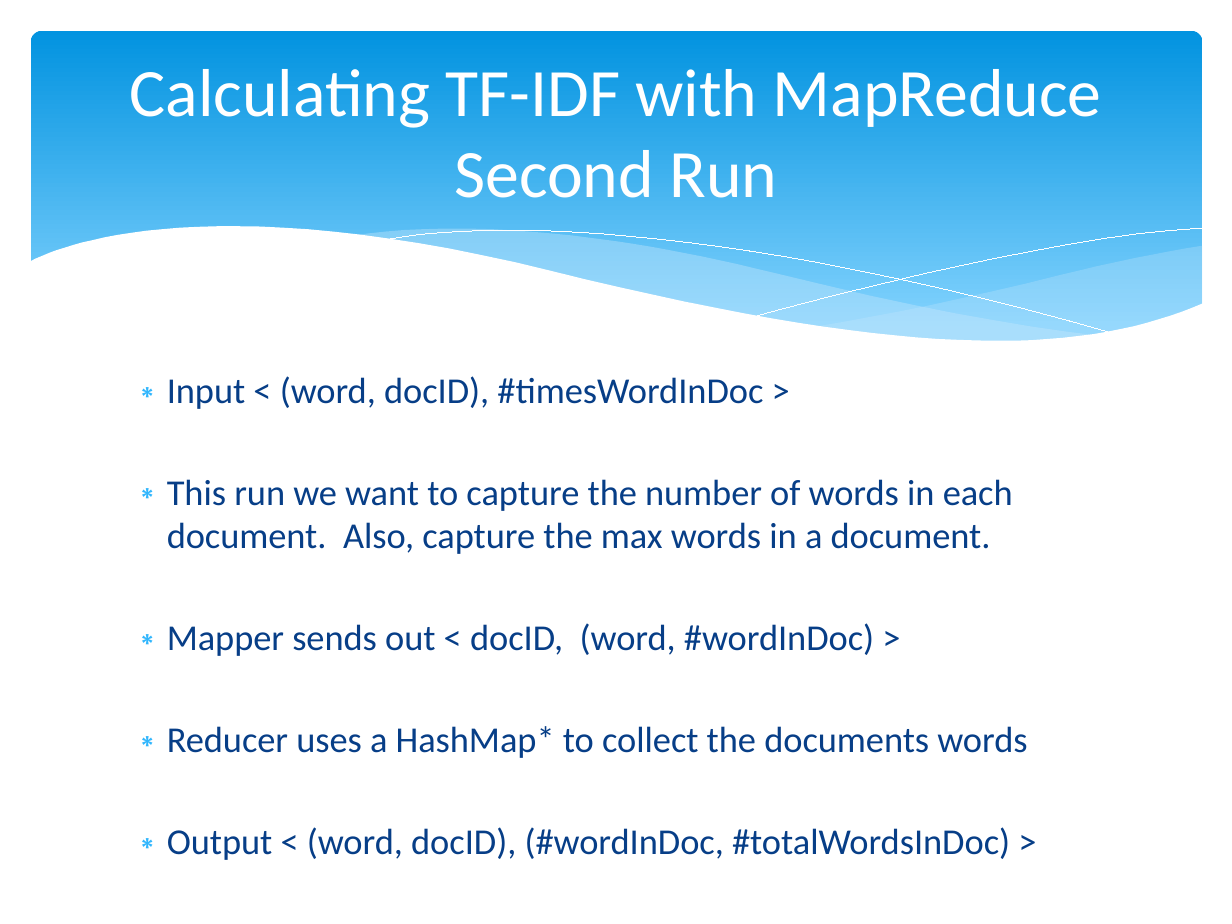
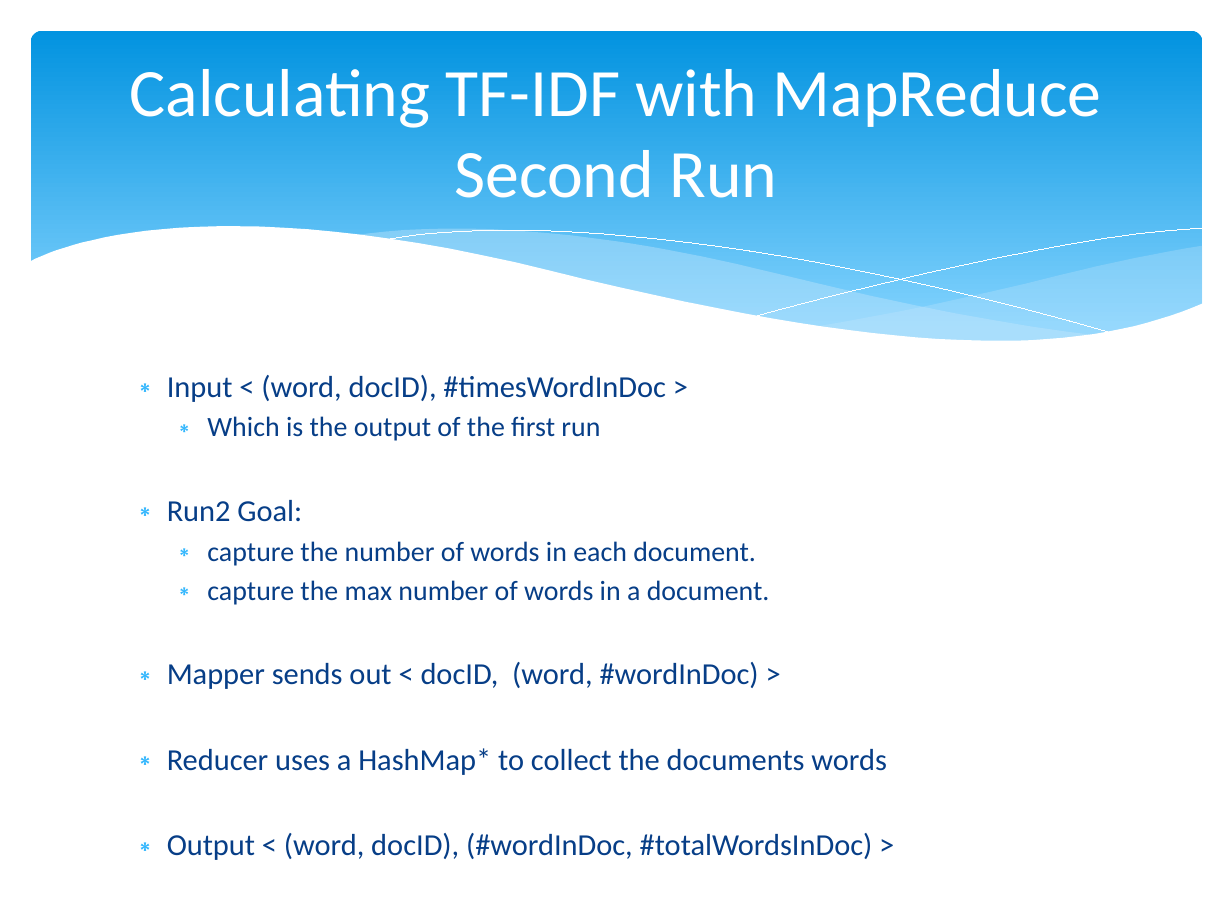
Before and after one commit to Mletter1/Challenge1, a slide deck: slide 6 of Presentation.pptx. Drawn at 1232x924 pixels with LibreOffice and Linux fonts; fonts in the diff are those of the drawing. Boxes give left, top, right and bottom in pixels: in the first picture for what was removed or moved away, otherwise in the second. Text is boxed around its words. In the diff, an @@ line names an element or a change of style, - is before the commit and + after.

```diff
--- a/Presentation.pptx
+++ b/Presentation.pptx
@@ text at bbox=[167, 375, 887, 775]: size 21.3 to 17.8 pt in "Input < (word, docID), #timesWordInDoc >", "Mapper sends out < docID, (word, #wordInDoc) ...", "Reducer uses a HashMap* to collect the ...", "Output < (word, docID), (#wordInDoc, #totalWordsInDoc) >" @@
@@ text at bbox=[167, 416, 770, 605]: text changed; size 21.3 to 16.3 pt @@
-∗ This run we want to capture the number of words in each document. Also, capture the max words in a document.
+  ∗ Which is the output of the first run
+∗ Run2 Goal:
+  ∗ capture the number of words in each document.
+  ∗ capture the max number of words in a document.
```
Also in this commit, not shown: 8 other slides changed, 2 slides added, 2 slides removed.
